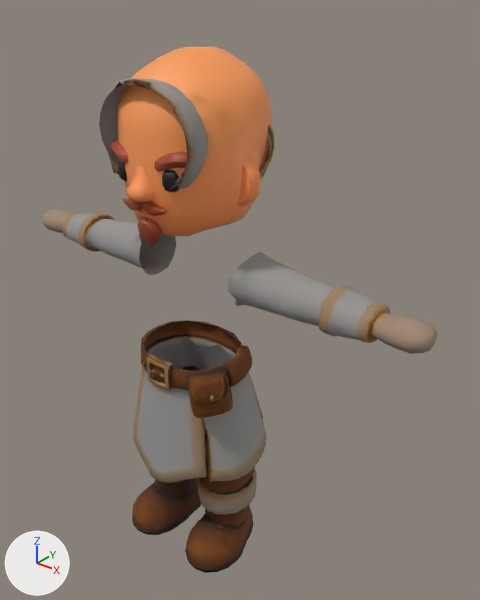
A saved change to the glTF model public/models/chars/players/priest_male_v02.glb.
Both versions are drawn from a 50 mm camera at (1.56, -1.59, 1.25) aimed at (0.05, 0.3, 0.08). The lights are fixed; the arrows at lower left show +X, +Y and +Z. The older version comes first. Where no turn or scale is listed for an object, it has been applied to the vertices. Vertices at exactly the same position are counted once.

Before the edit, the objects in view are built like this:
```python
ob_arms = bpy.data.objects.new('Arms', me_mesh_1)
ob_arms.location = (0.0, 0.0, 0.0)
ob_head = bpy.data.objects.new('Head', me_mesh_5)
ob_head.location = (0.0, 0.0, 0.0)
ob_head_beard = bpy.data.objects.new('Head_Beard', me_mesh_4)
ob_head_beard.location = (0.0, 0.0, 0.0)
ob_head_brow = bpy.data.objects.new('Head_Brow', me_mesh_3)
ob_head_brow.location = (0.0, 0.0, 0.0)
ob_legs = bpy.data.objects.new('Legs', me_mesh_2)
ob_legs.location = (0.0, 0.0, 0.0)
ob_torso = bpy.data.objects.new('Torso', me_mesh_0)
ob_torso.location = (0.0, 0.0, 0.0)
ob_torso.scale = (0.0185, 0.0185, 0.0185)
```
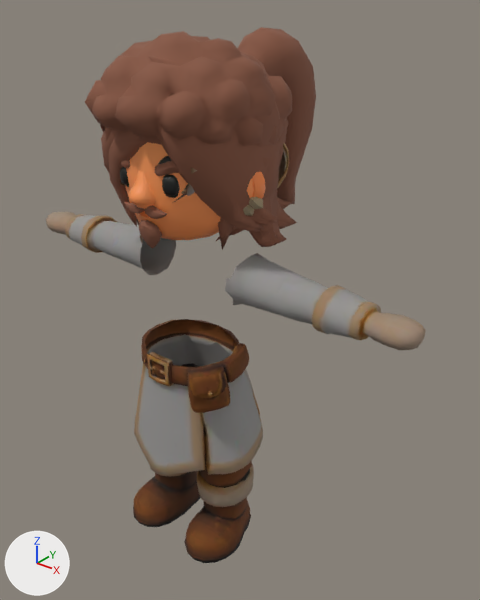
Where the newer file only moved an object's origin or applied its transform, the numbers keep the older frame.

Diff of the bpy script that builds the scene:
```diff
--- a/public/models/chars/players/priest_male_v02.glb.py
+++ b/public/models/chars/players/priest_male_v02.glb.py
@@ me_mesh_3 @@
-me_mesh_3.from_pydata(...)  # 92 vertices, 152 faces; spans x -0.191..0.19, y -0.159..-0.067, z 0.704..0.773
+me_mesh_3.from_pydata(...)  # 92 vertices, 152 faces; spans x -0.184..0.183, y -0.155..-0.067, z 0.688..0.754
+# me_mesh_3 part 1: the whole mesh is scaled about its middle by 0.962, then moved by (0.0, 0.002, -0.017)
 me_mesh_3.materials.append(mat_ranger_002)
@@ me_mesh_5 @@
-me_mesh_5.from_pydata(...)  # 469 vertices, 844 faces; spans x -0.295..0.294, y -0.2..0.385, z 0.462..1.052
+me_mesh_5.from_pydata(...)  # 469 vertices, 844 faces; spans x -0.283..0.283, y -0.195..0.368, z 0.455..1.023
+# me_mesh_5 part 2: the whole mesh is scaled about its middle by 0.962, then moved by (0.0, -0.006, -0.018)
 me_mesh_5.materials.append(mat_ranger_002)
@@ me_mesh_0 @@
 # used by ob_torso; location = (0.0, 0.0, 0.0); scale = (0.0185, 0.0185, 0.0185)
-me_mesh_0.from_pydata(...)  # 617 vertices, 1173 faces; spans x -13.3..13.2, y -11.2..17.4, z 28.2..52.6
+me_mesh_0.from_pydata(...)  # 617 vertices, 1173 faces; spans x -14.3..14.3, y -10.3..21.5, z 26.3..51.6
+# me_mesh_0 part 3: 617 of 617 vertices moved; they spanned x -13.3..13.2, y -11.2..17.4, z 28.2..52.6 and now span x -14.3..14.3, y -10.3..21.5, z 26.3..51.6; mean shift (0.0, 3.4, -1.7)
 me_mesh_0.materials.append(mat_warrior_armor)
@@ me_mesh_1 @@
-me_mesh_1.from_pydata(...)  # 502 vertices, 970 faces; spans x -0.93..0.93, y 0.01..0.23, z 0.19..0.39
+me_mesh_1.from_pydata(...)  # 502 vertices, 970 faces; spans x -0.89..0.89, y 0.01..0.21, z 0.19..0.38
+# me_mesh_1 part 4: the whole mesh is scaled about the mesh origin by 0.962
 me_mesh_1.materials.append(mat_warrior_armor)
@@ me_mesh_2 @@
-me_mesh_2.from_pydata(...)  # 1405 vertices, 2760 faces; spans x -0.306..0.306, y -0.177..0.298, z -0.948..-0.016
+me_mesh_2.from_pydata(...)  # 1405 vertices, 2760 faces; spans x -0.295..0.295, y -0.173..0.285, z -0.902..-0.005
+# me_mesh_2 part 5: the whole mesh is scaled about its middle by 0.962, then moved by (0.0, -0.005, 0.029)
 me_mesh_2.materials.append(mat_warrior_armor)
@@ ob_torso @@
 ob_torso.location = (0.0, 0.0, 0.0)
-ob_torso.scale = (0.0185, 0.0185, 0.0185)
+ob_torso.scale = (0.0178, 0.0178, 0.0178)
@@ ob_head_female_hair_03 @@
+ob_head_female_hair_03 = bpy.data.objects.new('Head_Female_Hair_03', me_mesh_13)  # 370 vertices, 736 faces; spans x -0.34..0.339, y -0.166..0.474, z 0.38..1.003; in mat_hair_flat (brown #86553f)
+ob_head_female_hair_03.location = (0.0, 0.0, 0.0)
@@ ob_head_female_hair_02 @@
+ob_head_female_hair_02 = bpy.data.objects.new('Head_Female_Hair_02', me_mesh_12)  # 342 vertices, 680 faces; spans x -0.284..0.283, y -0.169..0.387, z 0.442..0.992; in mat_hair_flat (brown #86553f)
+ob_head_female_hair_02.location = (0.0, 0.0, 0.0)
@@ ob_head_female_hair_01 @@
+ob_head_female_hair_01 = bpy.data.objects.new('Head_Female_Hair_01', me_mesh_11)  # 358 vertices, 722 faces; spans x -0.27..0.269, y -0.17..0.758, z 0.367..1.091; in mat_hair_flat (brown #86553f)
+ob_head_female_hair_01.location = (0.0, 0.0, 0.0)
@@ ob_head_female_head @@
+ob_head_female_head = bpy.data.objects.new('Head_Female_Head', me_mesh_10)  # 563 vertices, 1020 faces; spans x -0.299..0.307, y -0.177..0.348, z 0.425..0.927; in mat_druid (picture img_image_2)
+ob_head_female_head.location = (0.0, 0.0, 0.0)
@@ ob_head_male_hair_04 @@
+ob_head_male_hair_04 = bpy.data.objects.new('Head_Male_Hair_04', me_mesh_9)  # 370 vertices, 736 faces; spans x -0.348..0.347, y -0.179..0.516, z 0.378..1.055; in mat_hair_flat (brown #86553f)
+ob_head_male_hair_04.location = (0.0, 0.0, 0.0)
@@ ob_head_male_hair_03 @@
+ob_head_male_hair_03 = bpy.data.objects.new('Head_Male_Hair_03', me_mesh_8)  # 434 vertices, 838 faces; spans x -0.322..0.282, y -0.218..0.44, z 0.513..1.064; in mat_hair_flat (brown #86553f)
+ob_head_male_hair_03.location = (0.0, 0.0, 0.0)
@@ ob_head_male_hair_02 @@
+ob_head_male_hair_02 = bpy.data.objects.new('Head_Male_Hair_02', me_mesh_7)  # 350 vertices, 633 faces; spans x -0.287..0.286, y -0.167..0.382, z 0.713..1.063; in mat_hair_flat (brown #86553f)
+ob_head_male_hair_02.location = (0.0, 0.0, 0.0)
@@ ob_head_male_hair_01 @@
+ob_head_male_hair_01 = bpy.data.objects.new('Head_Male_Hair_01', me_mesh_6)  # 357 vertices, 692 faces; spans x -0.323..0.303, y -0.246..0.441, z 0.607..1.098; in mat_hair_flat (brown #86553f)
+ob_head_male_hair_01.location = (0.0, 0.0, 0.0)
```

Boxes [x1, y1, x2, y2] around the edits, measured in the pictures (480 x 600 px):
'Legs', moved, rescaled: before [132, 320, 266, 573]; after [133, 319, 263, 563]
'Head', moved, rescaled: before [117, 47, 272, 236]; after [120, 142, 254, 235]
'Head_Male_Hair_01', added (brown): after [85, 31, 292, 146]
'Arms', rescaled: before [42, 209, 438, 354]; after [46, 212, 426, 350]
'Head_Male_Hair_04', added (brown): after [105, 54, 297, 246]
'Head_Female_Hair_01', added: after [101, 27, 316, 250]
'Torso', reshaped, rescaled (mostly hidden afterwards): before [99, 78, 275, 191]; after [120, 143, 289, 203]
'Head_Female_Hair_02', added: after [109, 131, 280, 241]
'Head_Female_Hair_03', added (mostly hidden): after [109, 129, 290, 247]
'Head_Female_Head', added: after [124, 156, 265, 240]
'Head_Brow', moved, rescaled, recoloured: before [110, 139, 187, 171]; after [121, 160, 179, 176]
'Head_Male_Hair_02', added (mostly hidden): after [187, 56, 280, 147]
'Head_Male_Hair_03', added (mostly hidden): after [100, 56, 238, 140]
